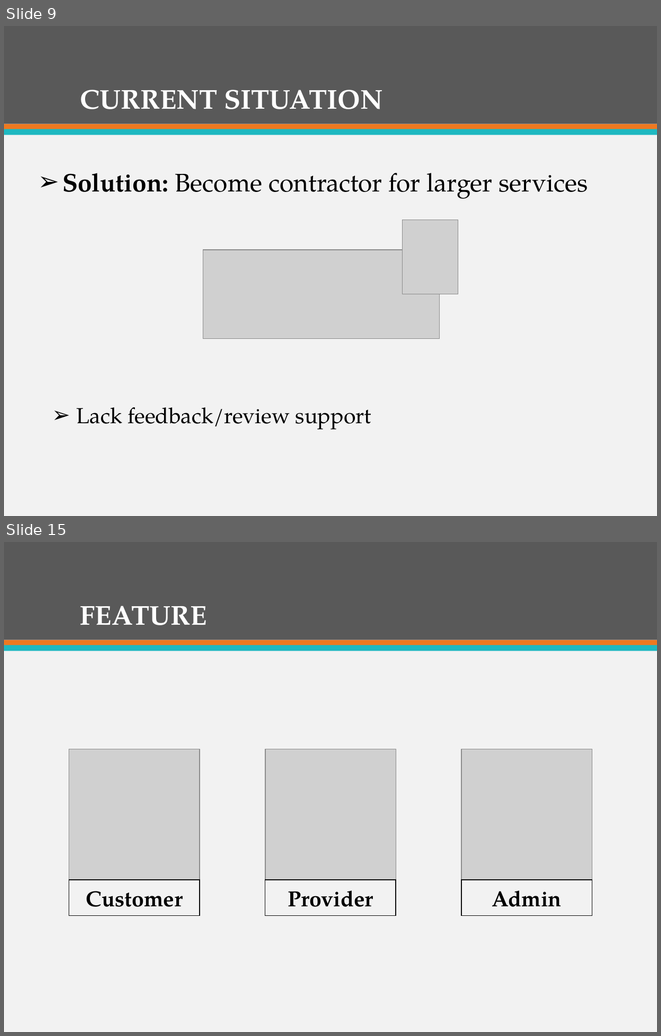
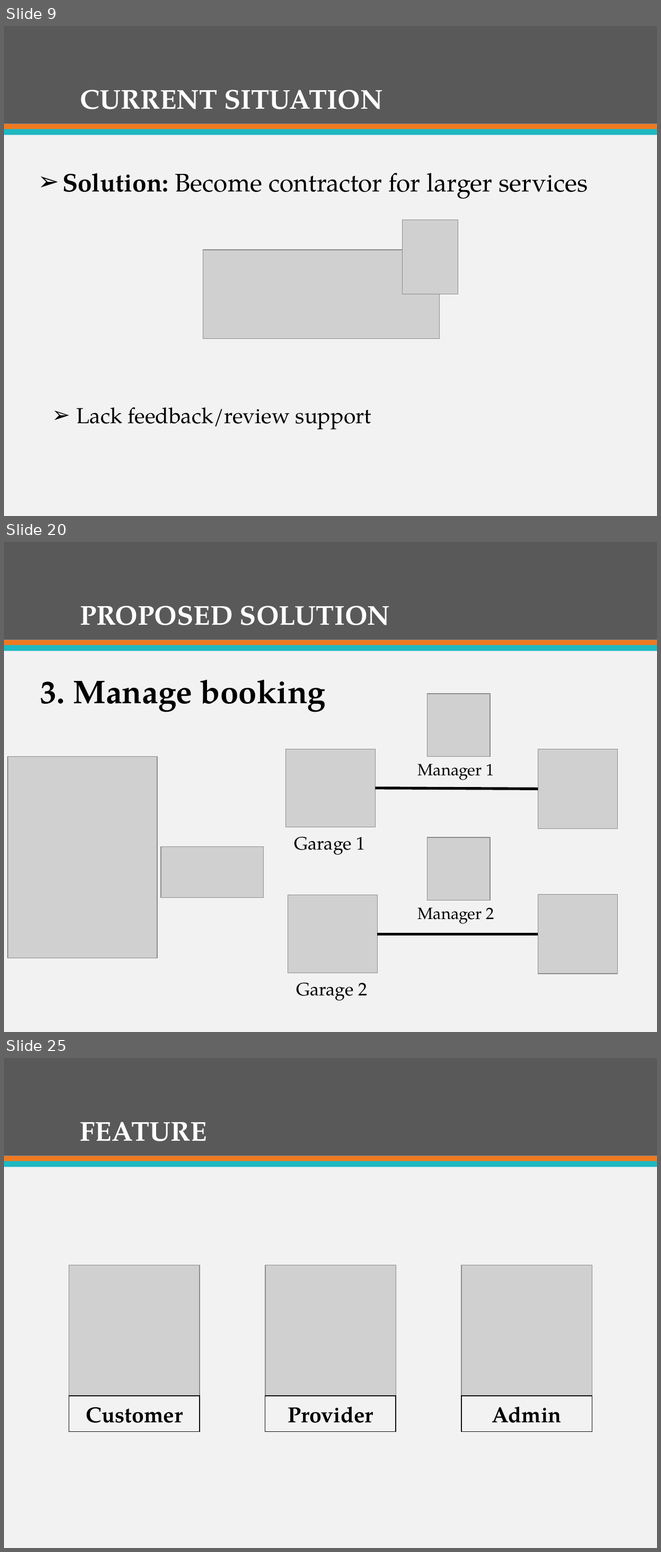
Before and after one commit to firzgard/CarRentalPortal, a slide deck: slide/CAR RENTAL PORTAL-Official.pptx. Shown one above the other, each under a label of ours: slides 9 and 15 before the commit, slides 9, 20 and 25 after it; the slides between them are not shown. The pictures are 661x1036 and 661x1552 pixels, drawn with LibreOffice and Linux fonts; fonts in the diff are those of the drawing; grey boxes stand for pictures. Boxes give left, top, right and bottom in pixels: in the first picture for what was removed or moved away, otherwise in the second. Text is boxed around its words. In the diff, an @@ line names an element or a change of style, - is before the commit and + after.

```diff
--- a/slide/CAR RENTAL PORTAL-Official.pptx
+++ b/slide/CAR RENTAL PORTAL-Official.pptx
@@ slide 20 added at box(4, 542, 657, 1032), background #F2F2F2; not listed: 3 template elements that a slide beside it also shows @@
@@ title added at box(80, 606, 390, 625), 30 pt, text #FFFFFF, bold @@
+PROPOSED SOLUTION
@@ text added at box(41, 679, 326, 712), 36 pt, text #000000, bold @@
+3. Manage booking
@@ picture added at box(427, 694, 490, 756) @@
@@ picture added at box(8, 756, 158, 958) @@
@@ picture added at box(285, 749, 375, 827) @@
@@ text added at box(418, 764, 494, 780), 18 pt, text #000000 @@
+Manager 1
@@ picture added at box(538, 749, 618, 829) @@
@@ line added from (376, 788) to (538, 789), #000000 3 pt @@
@@ text added at box(294, 836, 365, 855), 20 pt, text #000000 @@
+Garage 1
@@ picture added at box(427, 837, 490, 900) @@
@@ picture added at box(161, 846, 263, 897) @@
@@ picture added at box(288, 894, 378, 972) @@
@@ text added at box(418, 907, 494, 924), 18 pt, text #000000 @@
+Manager 2
@@ picture added at box(538, 894, 618, 973) @@
@@ line added from (378, 934) to (538, 934), #000000 3 pt @@
@@ text added at box(296, 982, 367, 1000), 20 pt, text #000000 @@
+Garage 2
@@ what was slide 15 is now slide 25 @@
```
Also in this commit, not shown: 4 slides changed, 10 other slides added, 1 slide removed.
